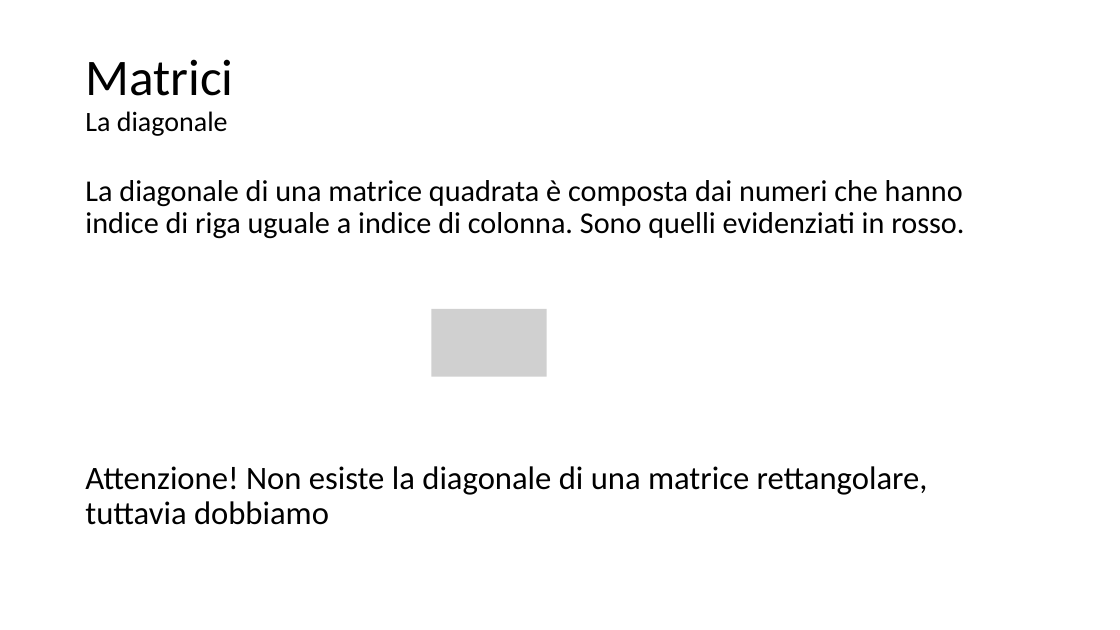
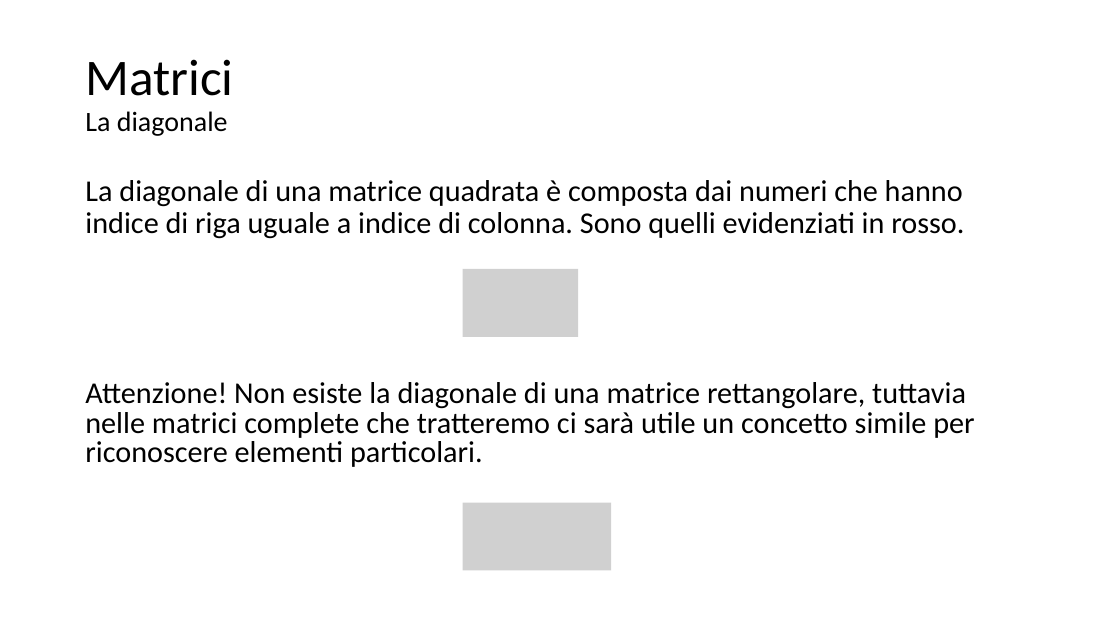
Before and after one commit to matteodelv/GaussLinearSystems, a slide deck: slide 11 of Presentazione.pptx. Drawn at 1120x630 pixels with LibreOffice and Linux fonts; fonts in the diff are those of the drawing; grey boxes stand for pictures. Boxes give left, top, right and bottom in pixels: in the first picture for what was removed or moved away, otherwise in the second. Text is boxed around its words. In the diff, an @@ line names an element or a change of style, - is before the commit and + after.

```diff
--- a/Presentazione.pptx
+++ b/Presentazione.pptx
@@ picture added at (x1=463, y1=269, x2=578, y2=337) @@
@@ picture removed at (x1=431, y1=309, x2=546, y2=377) @@
@@ text at (x1=85, y1=382, x2=974, y2=467): text changed; size 28 to 25.9 pt @@
-Attenzione! Non esiste la diagonale di una matrice rettangolare, tuttavia dobbiamo
+Attenzione! Non esiste la diagonale di una matrice rettangolare, tuttavia nelle matrici complete che tratteremo ci sarà utile un concetto simile per riconoscere elementi particolari.
@@ picture added at (x1=463, y1=502, x2=612, y2=571) @@
```
Also in this commit, not shown: 2 other slides changed, 25 slides added.
